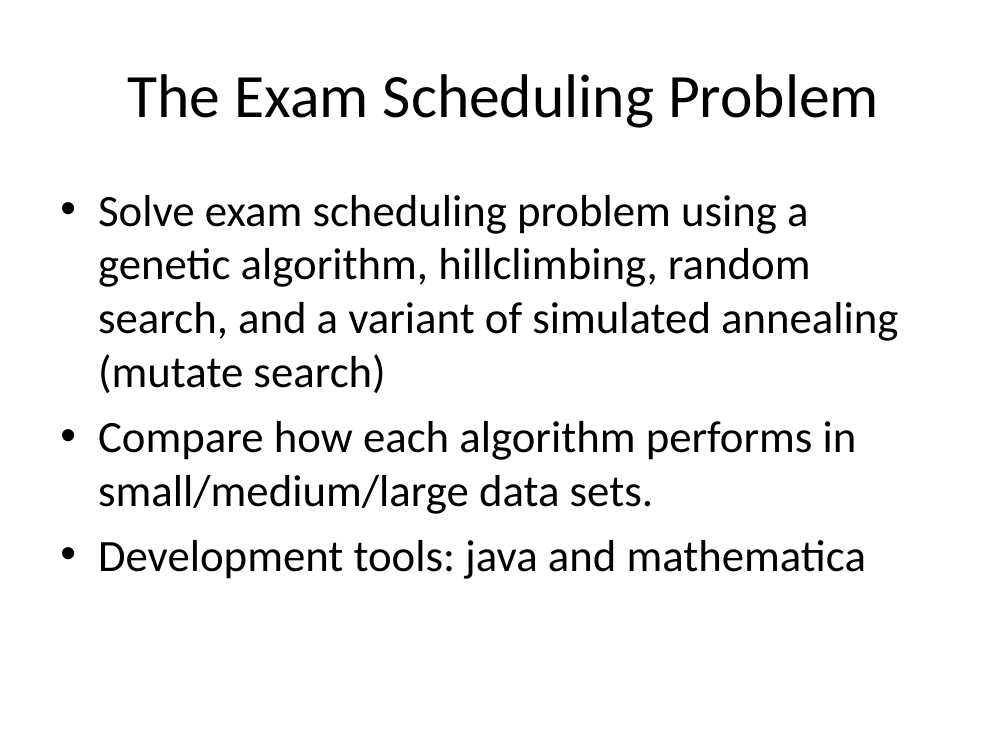
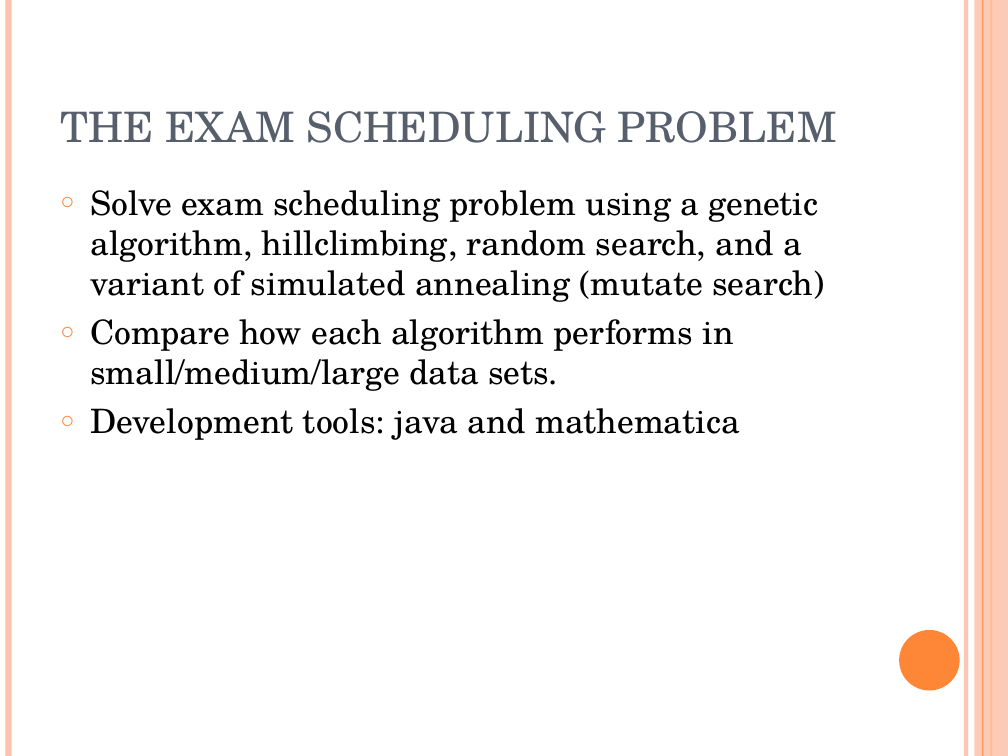
Before and after one commit to putrakoreng/csc384-genetic-algorithms-project, a slide deck: slide 1 of GA_TestBench/Data Files/presentation.ppt. Drawn at 1008x756 pixels with LibreOffice and Linux fonts; fonts in the diff are those of the drawing. Boxes give left, top, right and bottom in pixels: in the first picture for what was removed or moved away, otherwise in the second. Text is boxed around its words. In the diff, an @@ line names an element or a change of style, - is before the commit and + after.

```diff
--- a/GA_TestBench/Data Files/presentation.ppt
+++ b/GA_TestBench/Data Files/presentation.ppt
@@ line added from (8, 0) to (8, 756), #FEC3AE 4.51 pt @@
@@ line added from (966, 0) to (966, 756), #FEC3AE 3 pt @@
@@ rectangle added at [975,0,1008,756], fill #FEC3AE at 87% opacity @@
@@ line added from (983, 0) to (983, 756), #FE8637 0.74 pt @@
@@ line added from (991, 0) to (991, 756), #FE8637 1.5 pt @@
@@ title "THE EXAM SCHEDULING PROBLEM" at [60,111,837,143]: vertical alignment middle to bottom @@
@@ title at [60,111,837,143]: text changed; size 44 to 30 pt; font Calibri to TeX Gyre Schola; text colour #000000 to #575F6D @@
-The Exam Scheduling Problem
+THE EXAM SCHEDULING PROBLEM
@@ text "Solve exam scheduling problem using ..." at [90,190,824,440]: size 32 to 24 pt, font Calibri to TeX Gyre Schola; bullet • to ○; less space between paragraphs; bullet colour #000000 to #FE8637 @@
@@ ellipse added at [899,630,960,690], fill #FE8637 @@
```
Also in this commit, not shown: 11 other slides changed.
